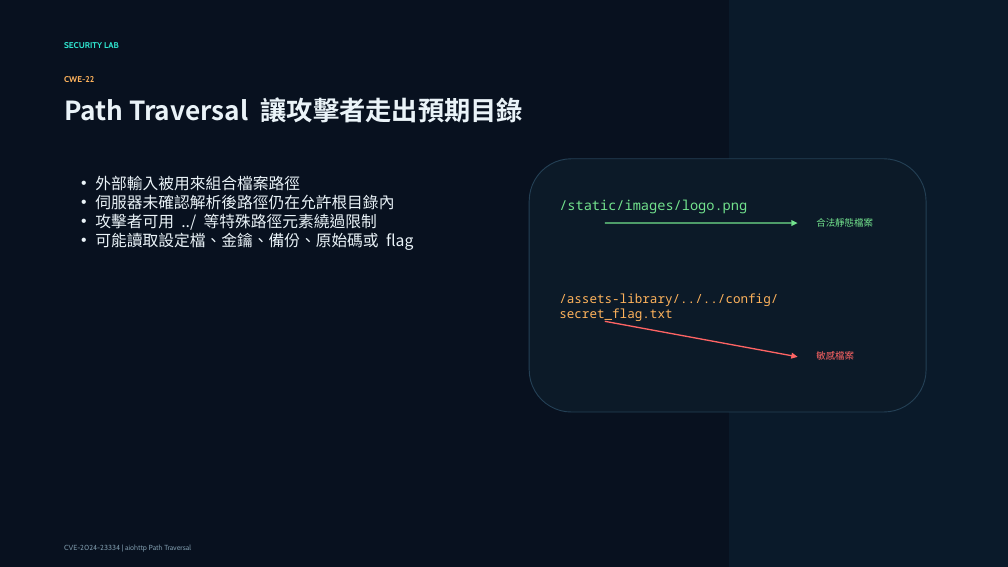
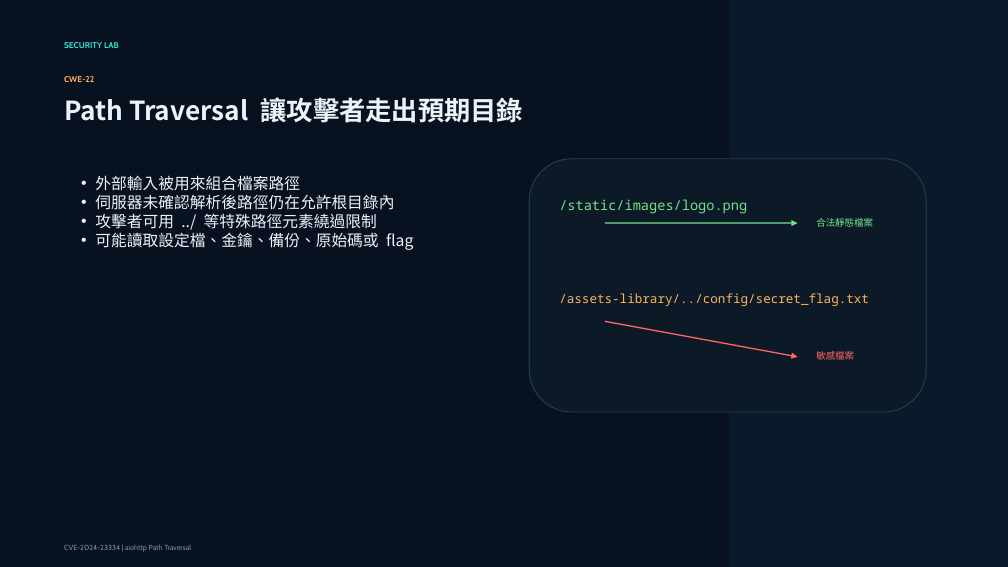
Before and after one commit to reyliou/412630567-Lab, a slide deck: slide 3 of CVE-2024-23334-aiohttp-Path-Traversal.pptx. Drawn at 1008x567 pixels with LibreOffice and Linux fonts; fonts in the diff are those of the drawing. Boxes give left, top, right and bottom in pixels: in the first picture for what was removed or moved away, otherwise in the second. Text is boxed around its words. In the diff, an @@ line names an element or a change of style, - is before the commit and + after.

```diff
--- a/CVE-2024-23334-aiohttp-Path-Traversal.pptx
+++ b/CVE-2024-23334-aiohttp-Path-Traversal.pptx
@@ text at box(559, 293, 869, 306): text changed @@
-/assets-library/../../config/secret_flag.txt
+/assets-library/../config/secret_flag.txt
```
Also in this commit, not shown: 1 other slide changed, 9 other files.
